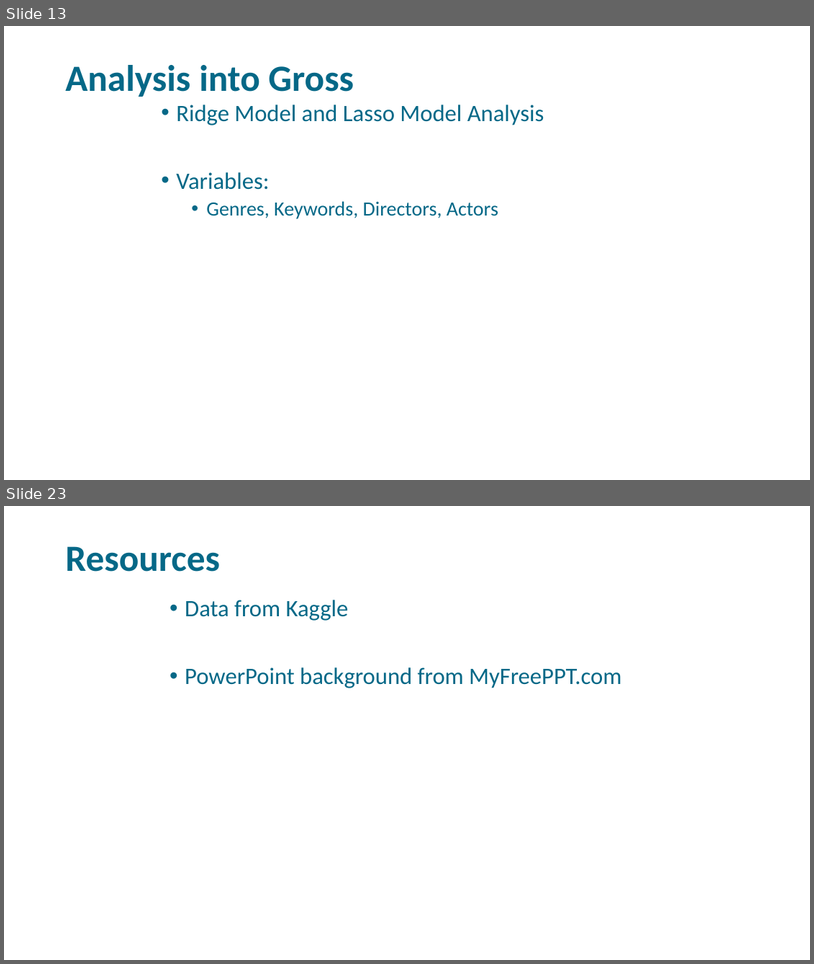
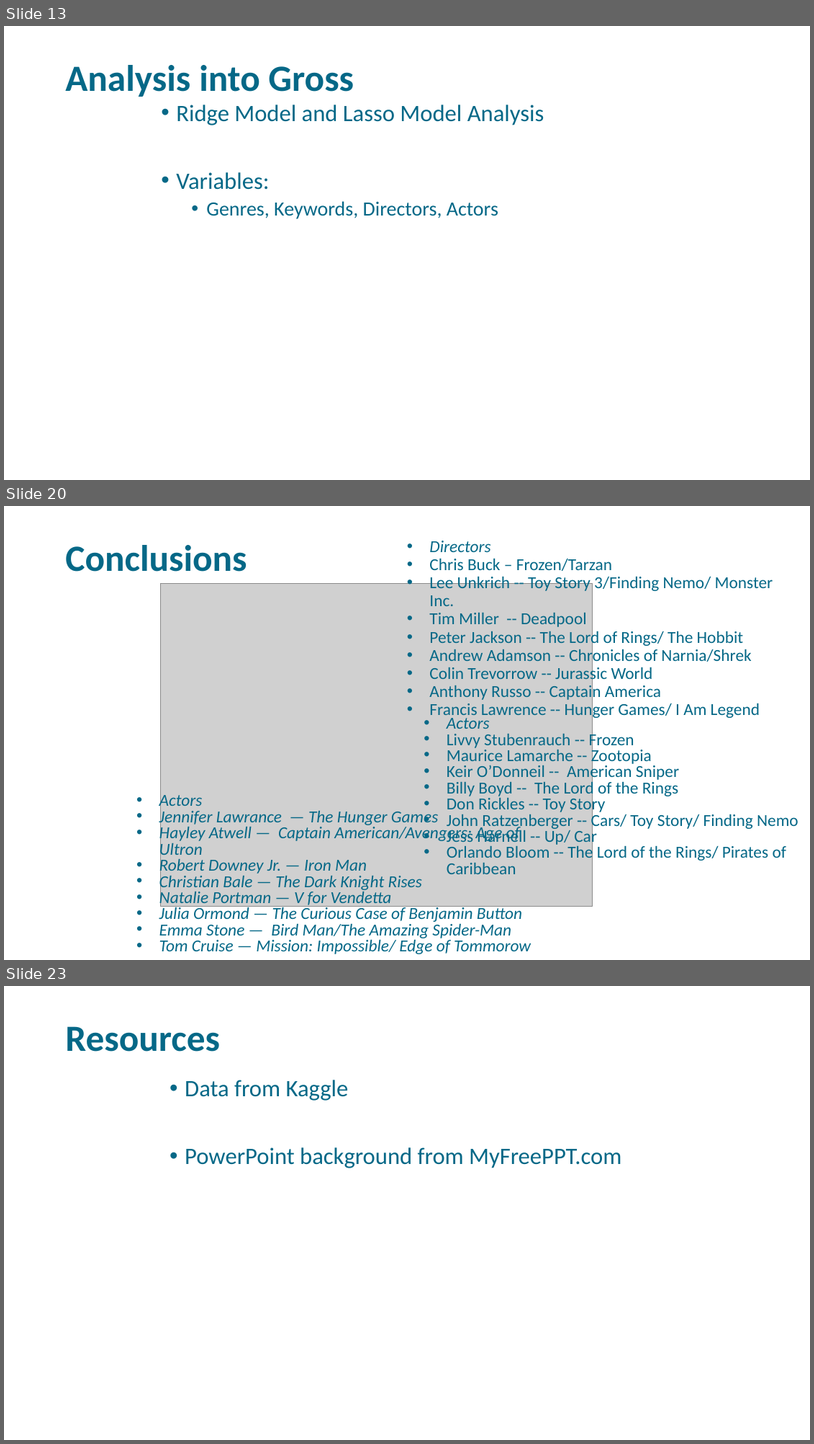
Before and after one commit to libbyYOU/IMDb-5000-movie-project, a slide deck: DSO-530 Final Project.pptx. Shown one above the other, each under a label of ours: slides 13 and 23 before the commit, slides 13, 20 and 23 after it; the slides between them are not shown. The pictures are 814x964 and 814x1444 pixels, drawn with LibreOffice and Linux fonts; fonts in the diff are those of the drawing; grey boxes stand for pictures; background and template pictures are left out. Boxes give left, top, right and bottom in pixels: in the first picture for what was removed or moved away, otherwise in the second. Text is boxed around its words. In the diff, an @@ line names an element or a change of style, - is before the commit and + after.

```diff
--- a/DSO-530 Final Project.pptx
+++ b/DSO-530 Final Project.pptx
@@ slide 20 added at [4, 506, 810, 960], background picture (left out) @@
@@ title added at [65, 545, 247, 572], 44 pt, text #056887, bold @@
+Conclusions
@@ text added at [430, 541, 774, 720], 20 pt, text #056887 @@
+• Directors
+• Chris Buck – Frozen/Tarzan
+• Lee Unkrich -- Toy Story 3/Finding Nemo/ Monster Inc.
+• Tim Miller -- Deadpool
+• Peter Jackson -- The Lord of Rings/ The Hobbit
+• Andrew Adamson -- Chronicles of Narnia/Shrek
+• Colin Trevorrow -- Jurassic World
+• Anthony Russo -- Captain America
+• Francis Lawrence -- Hunger Games/ I Am Legend
@@ picture added at [161, 584, 593, 906] @@
@@ text added at [447, 714, 799, 874], 20 pt, text #056887 @@
+• Actors
+• Livvy Stubenrauch -- Frozen
+• Maurice Lamarche -- Zootopia
+• Keir O’Donneil -- American Sniper
+• Billy Boyd -- The Lord of the Rings
+• Don Rickles -- Toy Story
+• John Ratzenberger -- Cars/ Toy Story/ Finding Nemo
+• Jess Harnell -- Up/ Car
+• Orlando Bloom -- The Lord of the Rings/ Pirates of Caribbean
@@ text added at [160, 792, 531, 954], 20 pt, text #056887, italic @@
+• Actors
+• Jennifer Lawrance — The Hunger Games
+• Hayley Atwell — Captain American/Avengers: Age of Ultron
+• Robert Downey Jr. — Iron Man
+• Christian Bale — The Dark Knight Rises
+• Natalie Portman — V for Vendetta
+• Julia Ormond — The Curious Case of Benjamin Button
+• Emma Stone — Bird Man/The Amazing Spider-Man
+• Tom Cruise — Mission: Impossible/ Edge of Tommorow
```
Also in this commit, not shown: 9 slides changed, 2 other slides added, 3 slides removed.
